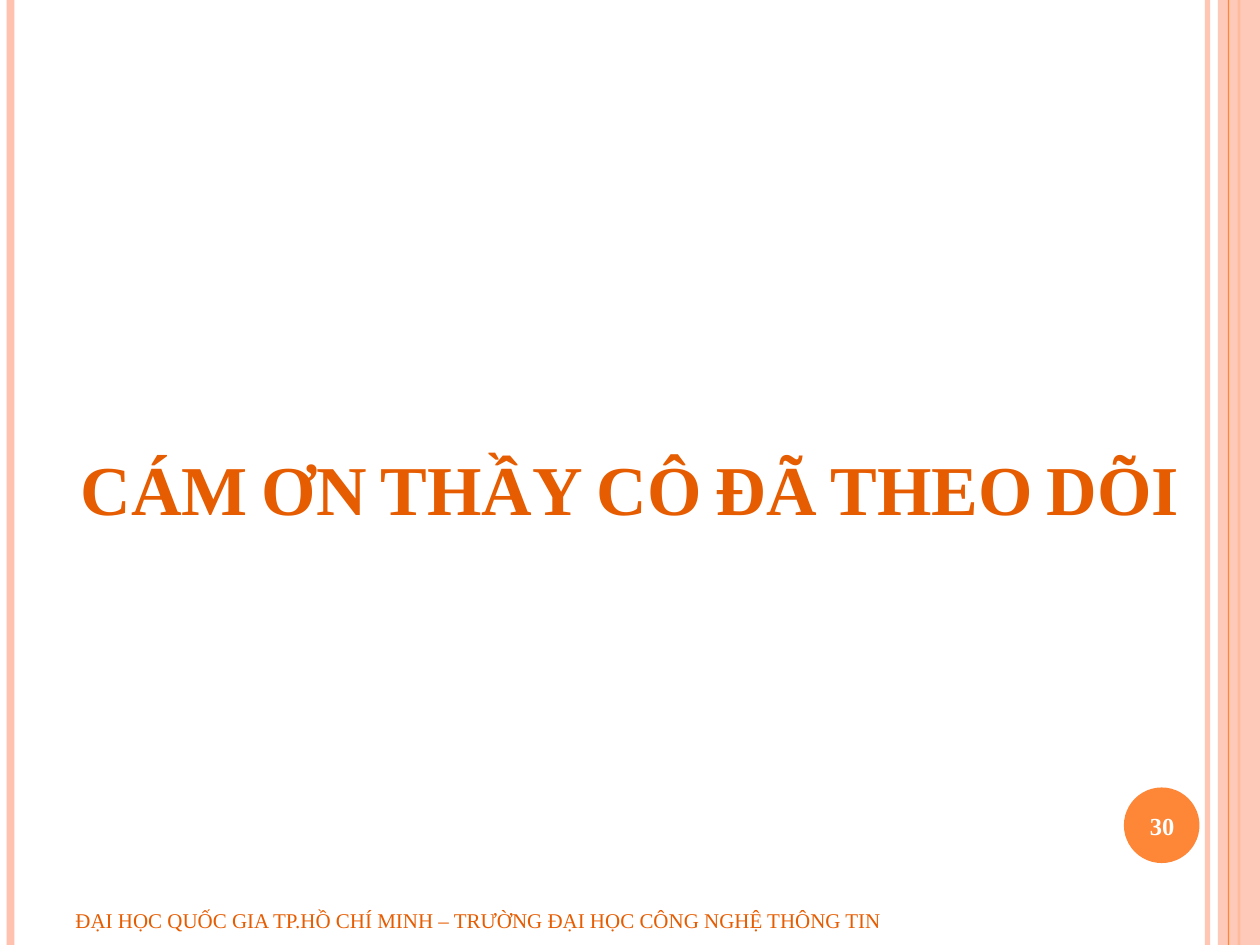
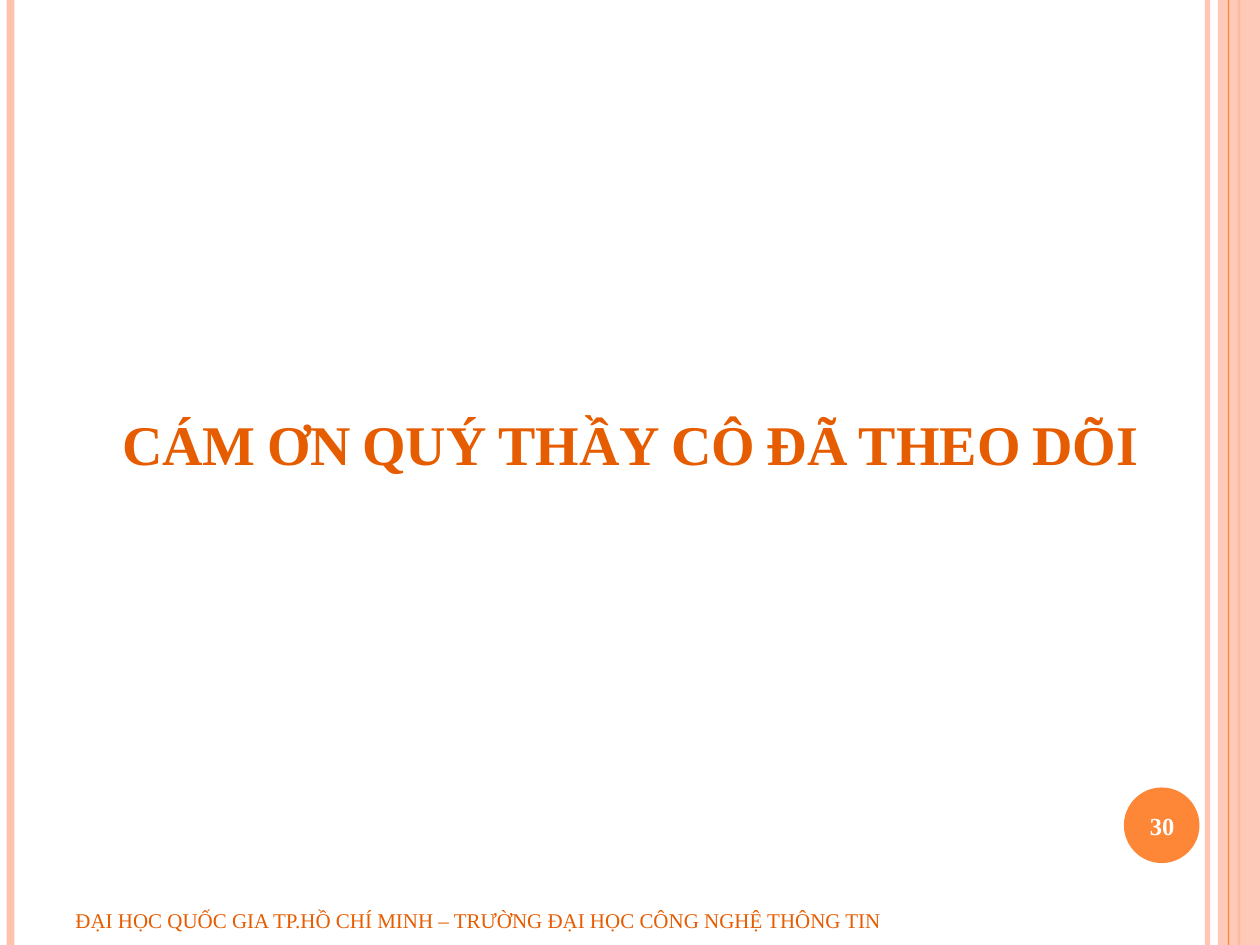
Before and after one commit to geovip/nosqlravendbuit, a slide deck: slide 30 of Document/slide bao cao.pptx. Drawn at 1260x945 pixels with LibreOffice and Linux fonts; fonts in the diff are those of the drawing; background and template pictures are left out. Boxes give left, top, right and bottom in pixels: in the first picture for what was removed or moved away, otherwise in the second. Text is boxed around its words. In the diff, an @@ line names an element or a change of style, - is before the commit and + after.

```diff
--- a/Document/slide bao cao.pptx
+++ b/Document/slide bao cao.pptx
@@ title at (122,422,1138,474): text changed; size 40 to 32 pt @@
-CÁM ƠN THẦY CÔ ĐÃ THEO DÕI
+CÁM ƠN QUÝ THẦY CÔ ĐÃ THEO DÕI
```
Also in this commit, not shown: 6 other slides changed.
